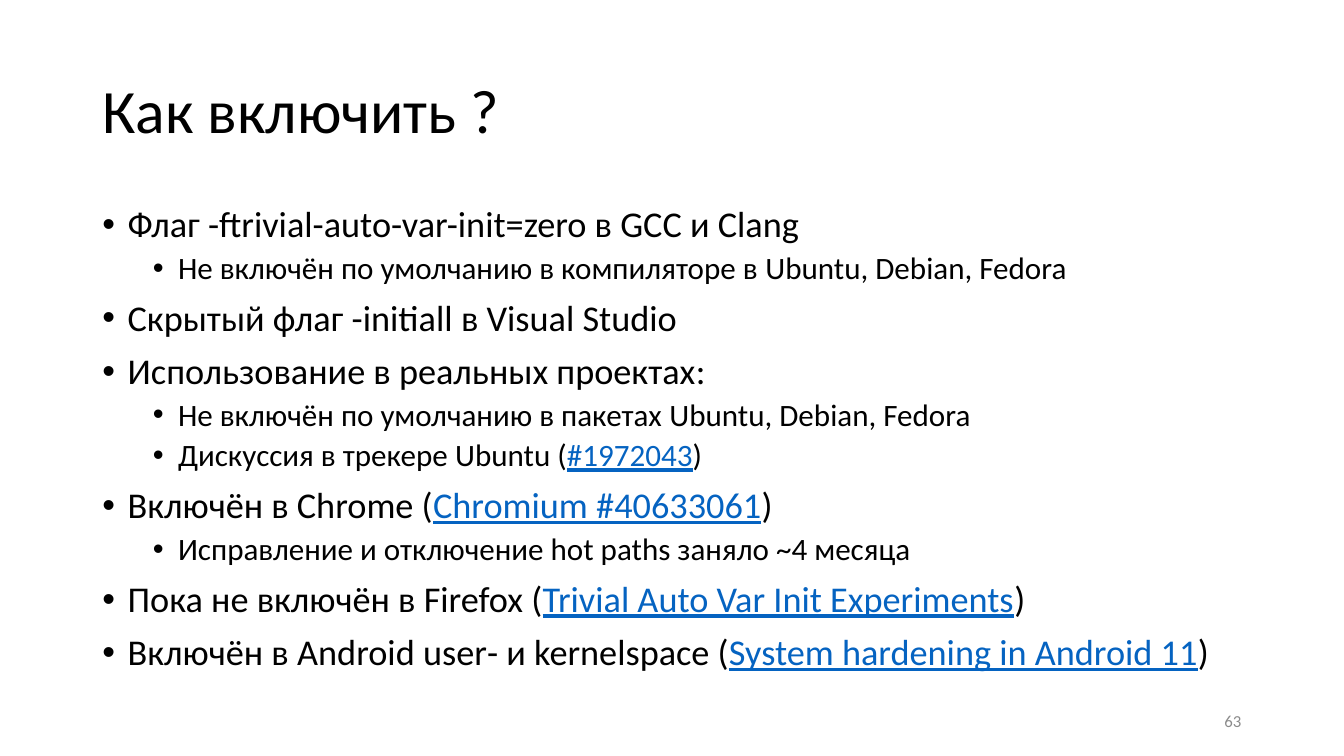
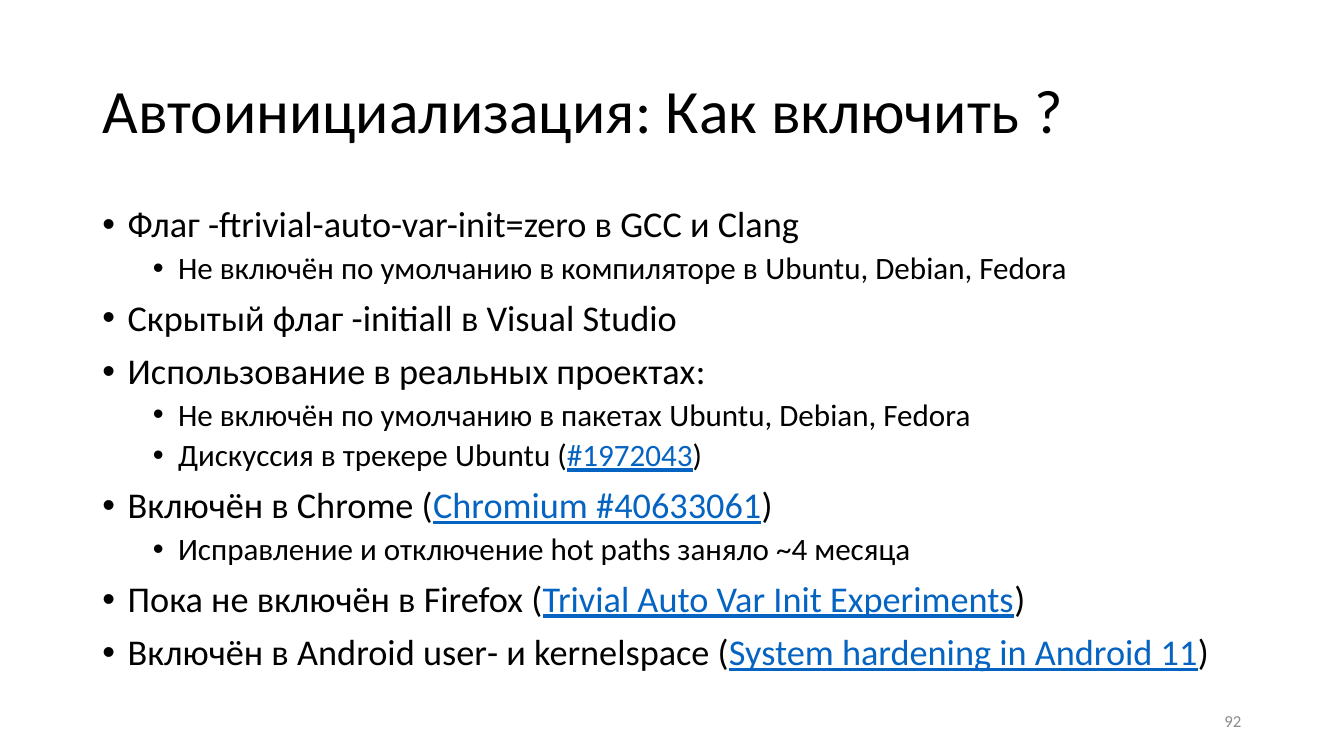
Before and after one commit to yugr/slides, a slide deck: slide 92 of CppZeroCost/2025/RU.pptx (slide 63 before the commit). Drawn at 1344x756 pixels with LibreOffice and Linux fonts; fonts in the diff are those of the drawing. Boxes give left, top, right and bottom in pixels: in the first picture for what was removed or moved away, otherwise in the second. Text is boxed around its words. In the diff, an @@ line names an element or a change of style, - is before the commit and + after.

```diff
--- a/CppZeroCost/2025/RU.pptx
+++ b/CppZeroCost/2025/RU.pptx
@@ title at [102,93,1020,143]: text changed @@
-Как включить ?
+Автоинициализация: Как включить ?
@@ page number at [1224,716,1241,727]: text changed @@
-63
+92
```
Also in this commit, not shown: 17 other slides changed, 3 slides added, 1 slide removed, 3 other files.
